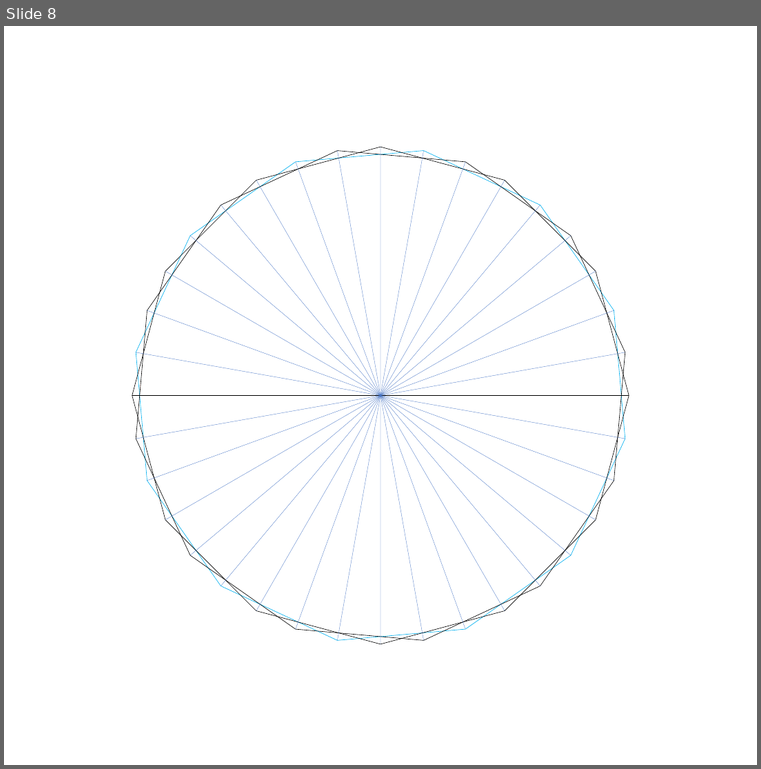
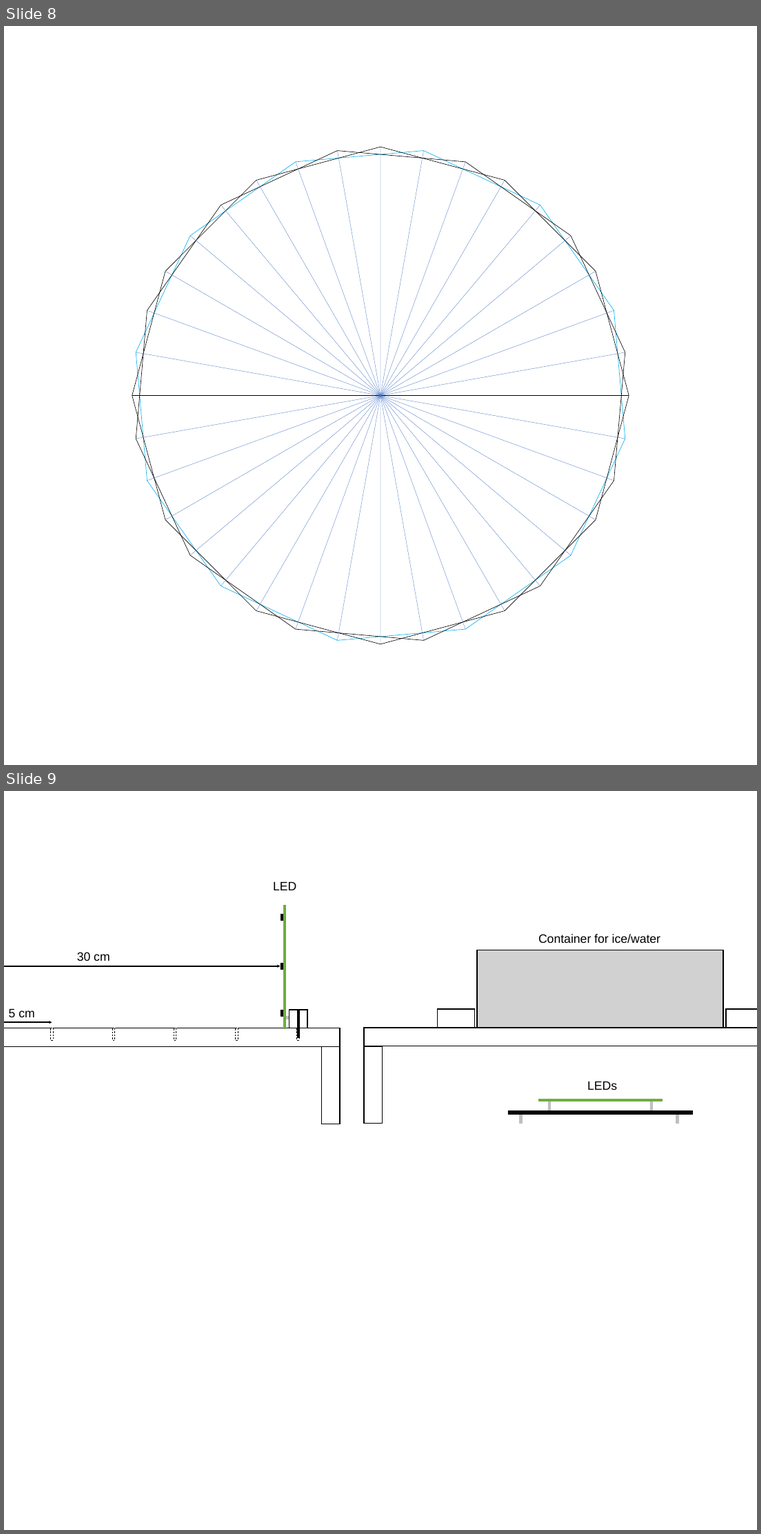
Before and after one commit to SarahTallack/PAR-Measurement, a slide deck: Testing/Testing rig configuration idea.pptx. Shown one above the other, each under a label of ours: slide 8 before the commit, slides 8 and 9 after it. The pictures are 761x769 and 761x1534 pixels, drawn with LibreOffice and Linux fonts; fonts in the diff are those of the drawing. Boxes give left, top, right and bottom in pixels: in the first picture for what was removed or moved away, otherwise in the second. Text is boxed around its words. In the diff, an @@ line names an element or a change of style, - is before the commit and + after.

```diff
--- a/Testing/Testing rig configuration idea.pptx
+++ b/Testing/Testing rig configuration idea.pptx
@@ slide 9 added at <box>4,791,757,1530</box>, background #FFFFFF @@
@@ group added at <box>4,882,340,1124</box>: 14 rectangles, 3 texts, 2 double arrows @@
+LED
+30 cm
+5 cm
@@ group added at <box>364,934,757,1124</box>: 11 rectangles, 2 texts @@
+Container for ice/water
+LEDs
```
Also in this commit, not shown: 1 slide removed, 8 other files.
